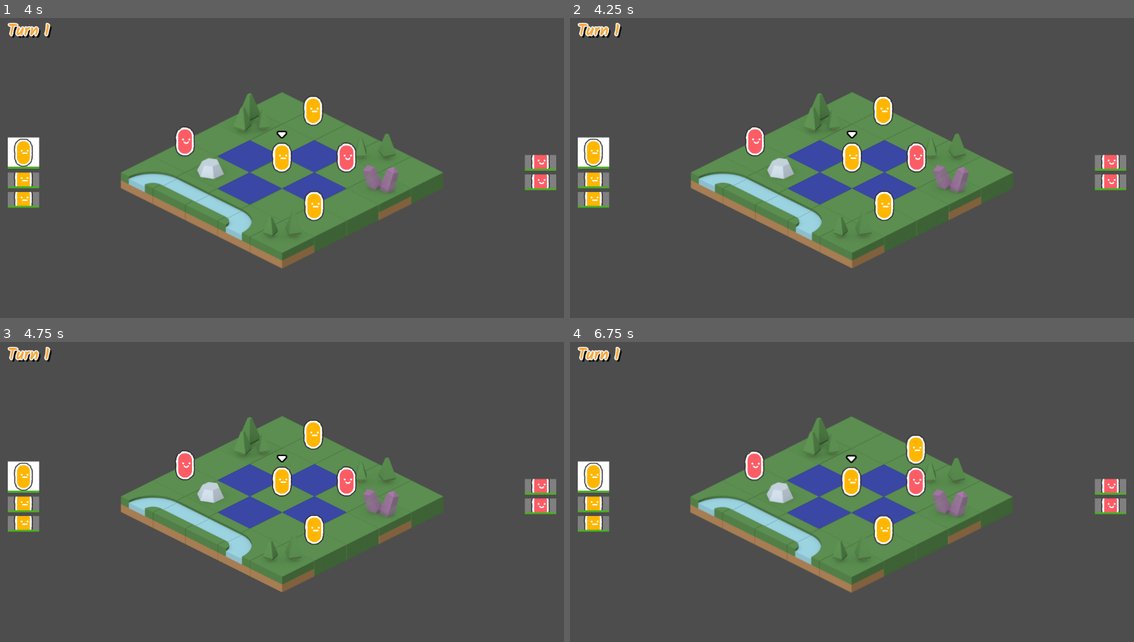
Above: before the commit, frames 1-4 (two rows, left to right).
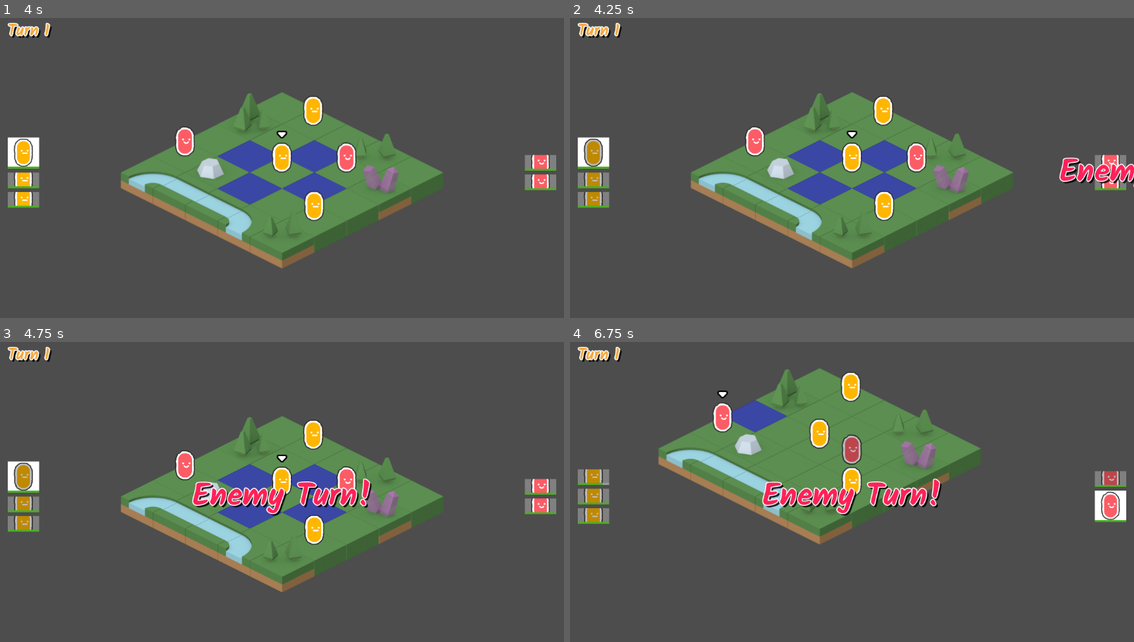
Above: after the commit, the same moments.

Repository: CreatedBySeb/godot-test
Game: Godot game, scene res://scenes/game.tscn
Same seed, same stepped clock (60 frames per second), same inputs: the game is played once before the commit and once after it.
Inputs (mouse positions are in pixels of both pictures, inside the frame that each line leads up to):
- Up to frame 1 (4 s): tap Enter at 0.5, 2 s; move the mouse to (406, 156) at 0.52 s; click (406, 156) at 0.6 s; tap Space at 1.25 s; move the mouse to (169, 189) at 1.27 s; click (169, 189) at 1.35 s; move the mouse to (338, 102) at 2.02 s; tap E (select_next_unit) at 2.1 s; click (338, 102) at 2.3 s; move the mouse to (253, 237) at 2.77 s; tap Q (select_prev_unit) at 2.85 s; click (253, 237) at 3.05 s; move the mouse to (451, 219) at 3.52 s; click (451, 219) at 3.6 s
- Up to frame 2 (4.25 s): tap Escape (end_turn, bound only after the commit) at 4.15 s
- Up to frame 3 (4.75 s): move the mouse to (112, 450) at 4.27 s; click (112, 450) at 4.35 s
- Up to frame 4 (6.75 s): move the mouse to (880, 498) at 5.02 s; tap E (select_next_unit) at 5.1 s; click (880, 498) at 5.3 s; move the mouse to (767, 417) at 5.77 s; tap Q (select_prev_unit) at 5.85 s; click (767, 417) at 6.05 s; move the mouse to (976, 480) at 6.52 s; click (976, 480) at 6.6 s

Frame 1 is identical in both runs. In frame 2, 1.3% of the frame differs, in the area x 2-100%, y 40-63%; in frame 3, 2.3%; in frame 4, 24%, in the area x 1-99%, y 8-84%.

Commit message:
Add manual turn ending

Diff:
--- a/project.godot
+++ b/project.godot
@@ -36,6 +36,11 @@
 "events": [Object(InputEventMouseButton,"resource_local_to_scene":false,"resource_name":"","device":-1,"window_id":0,"a …(257 unchanged characters)…
 ]
 }
+end_turn={
+"deadzone": 0.5,
+"events": [Object(InputEventKey,"resource_local_to_scene":false,"resource_name":"","device":-1,"window_id":0,"alt_pressed":false,"shift_pressed":false,"ctrl_pressed":false,"meta_pressed":false,"pressed":false,"keycode":0,"physical_keycode":4194305,"key_label":0,"unicode":0,"echo":false,"script":null)
+]
+}
 
 [rendering]
 
--- a/scripts/GameManager.gd
+++ b/scripts/GameManager.gd
@@ -18,6 +18,7 @@
 	get:
 		return player_units + enemy_units
 
+var player_turn = true
 var selected_unit = 0
 var turn = 1
 
@@ -56,21 +57,36 @@
 			perform_attack(unit, target)
 
 		hud.update_hud()
-		check_turn_ended()
+
+		if should_turn_end():
+			end_turn()
+
+	if Input.is_action_just_pressed("end_turn") and player_turn:
+		for unit in player_units:
+			unit.moved = true
+			unit.acted = true
+
+		hud.update_hud()
+		end_turn()
 
 	# TODO: Now that we have actions we should have a manual end turn too
 
 
-func check_turn_ended():
+func should_turn_end() -> bool:
 	for unit in player_units:
 		if not unit.moved:
-			return
+			return false
 
 		if not unit.acted and unit.can_act:
-			return
-
+			return false
+
+	return true
+
+
+func end_turn():
 	# TODO: need to detect if all enemies have been defeated to speed up spawning more,
 	# can take 1 turn as a reward for clearing before next wave
+	player_turn = false
 
 	await hud.enemy_move()
 	await perform_enemy_moves()
@@ -80,11 +96,13 @@
 	hud.update_hud()
 	get_tree().call_group("units", "refresh")
 	select_unit(0)
+	player_turn = true
 
 
 func perform_enemy_moves():
 	var skip_animations = GameConfig.visuals__skip_animations
 	var index = len(player_units)
+	# I think the index thing will break if an allied unit is killed
 
 	for enemy in enemy_units:
 		if not skip_animations:
@@ -111,6 +129,7 @@
 				enemy_timer.start()
 				await enemy_timer.timeout
 
+		hud.update_hud()
 		index += 1
 
 
